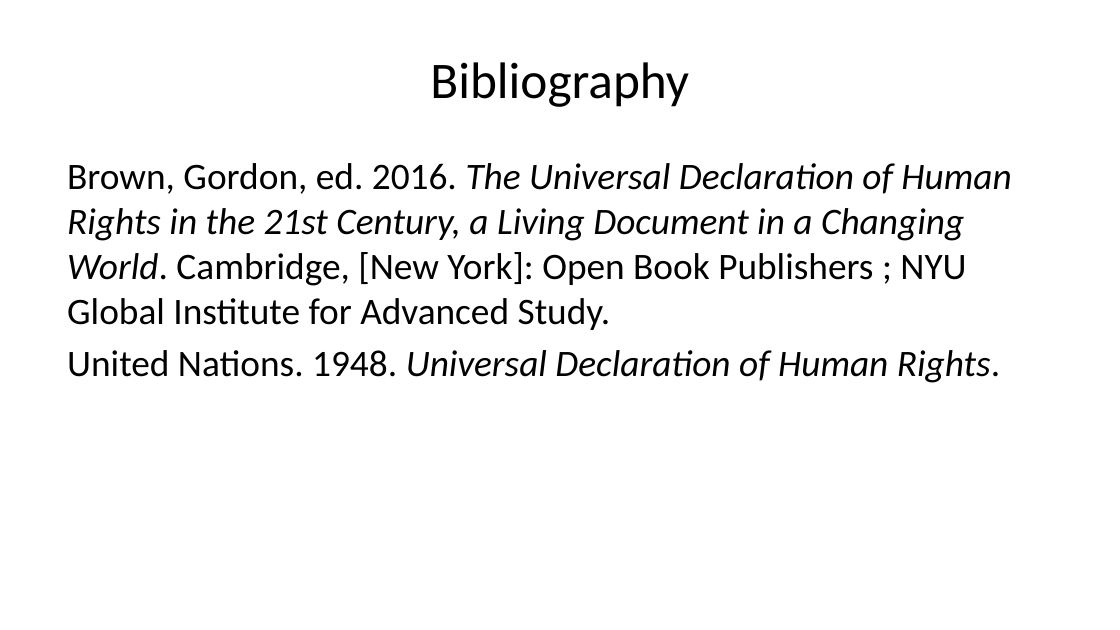
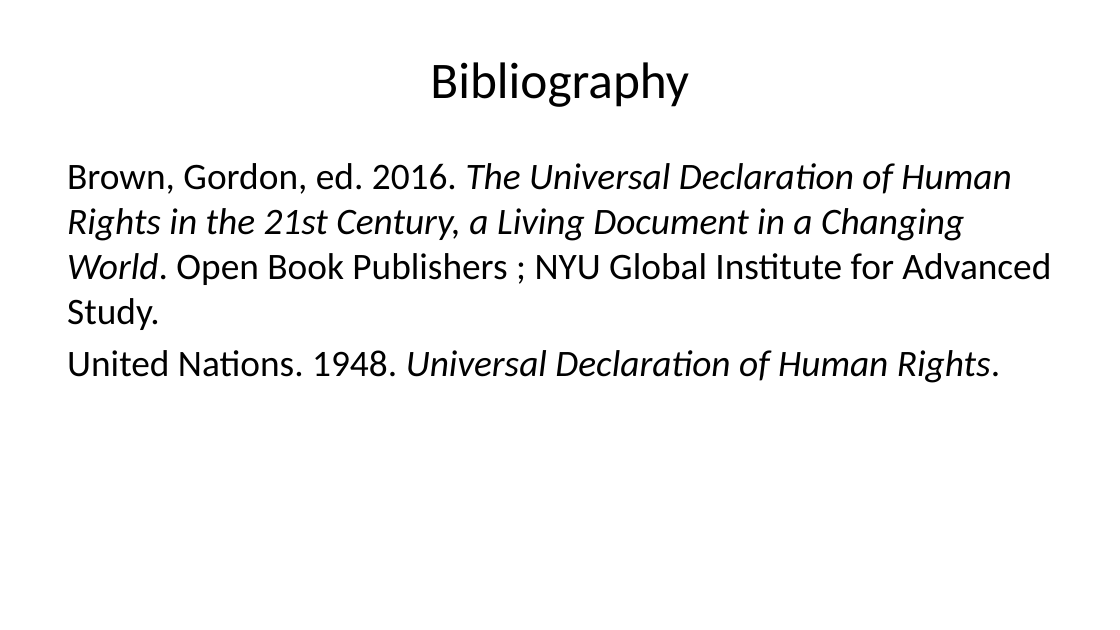
Before and after one commit to maehr/academic-pandoc-template, a slide deck: slide 25 of presentation/presentation.pptx. Drawn at 1120x630 pixels with LibreOffice and Linux fonts; fonts in the diff are those of the drawing. Boxes give left, top, right and bottom in pixels: in the first picture for what was removed or moved away, otherwise in the second. Text is boxed around its words. In the diff, an @@ line names an element or a change of style, - is before the commit and + after.

```diff
--- a/presentation/presentation.pptx
+++ b/presentation/presentation.pptx
@@ text at bbox=[67, 163, 1051, 330]: text changed; italic on @@
-Brown, Gordon, ed. 2016. The Universal Declaration of Human Rights in the 21st Century, a Living Document in a Changing World. Cambridge, [New York]: Open Book Publishers ; NYU Global Institute for Advanced Study.
+Brown, Gordon, ed. 2016. The Universal Declaration of Human Rights in the 21st Century, a Living Document in a Changing World. Open Book Publishers ; NYU Global Institute for Advanced Study.
```
Also in this commit, not shown: 2 other slides changed, 18 other files.
